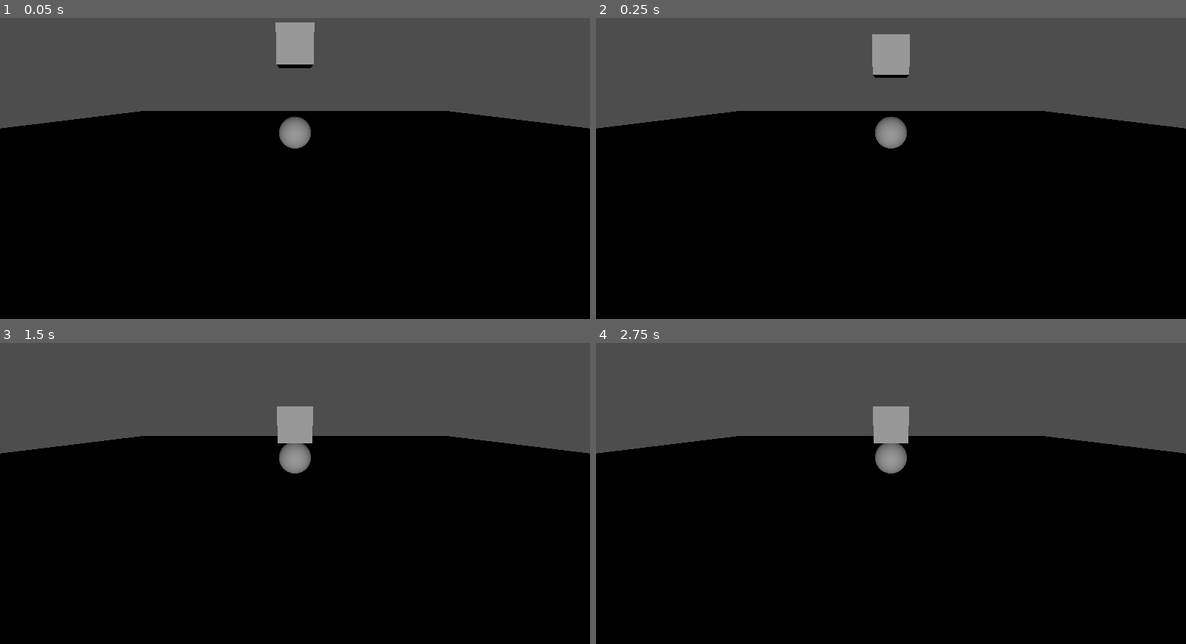
Above: before the commit, frames 1-4 (two rows, left to right).
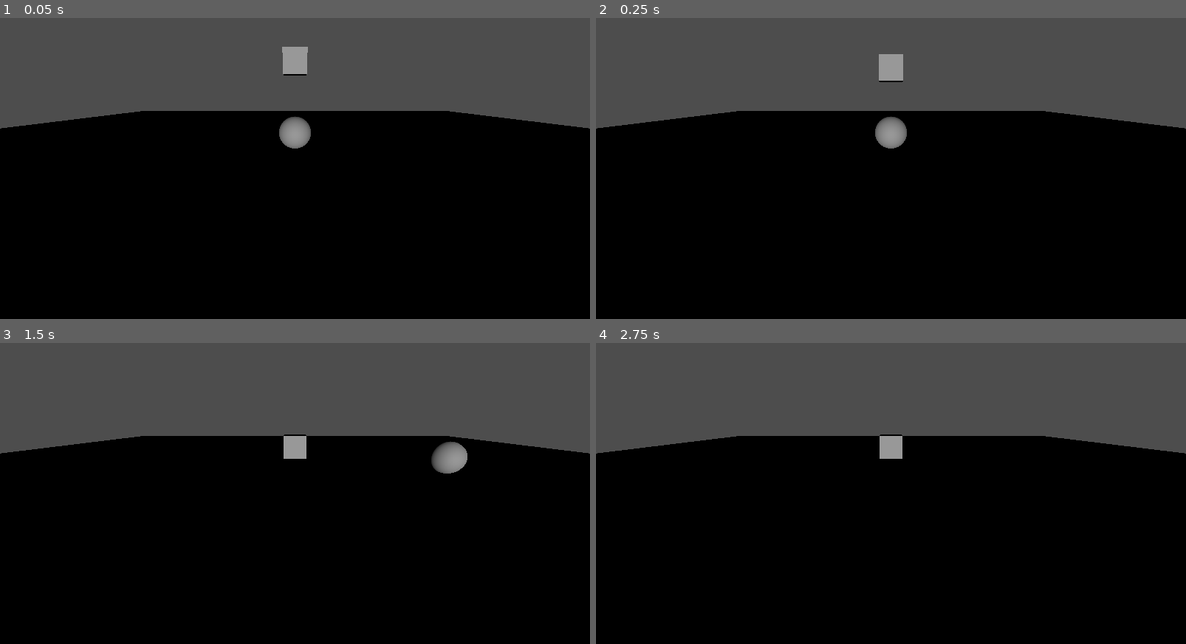
Above: after the commit, the same moments.

Repository: CKMurison/Move-and-Dodge
Game: Godot game, scene res://level.tscn
Two runs of this game, one before a commit and one after it. Both use one fixed random seed, a clock stepped at 60 frames per second and the inputs below. The project has no main scene, so this scene is started directly.
Inputs:
- Up to frame 1 (0.05 s): no input
- Up to frame 2 (0.25 s): no input
- Up to frame 3 (1.5 s): hold Right (ui_right) 0.53-1.28 s
- Up to frame 4 (2.75 s): hold Right (ui_right) from 2.03 s (still down)

The runs differ from the first frame. In frame 1, 0.8% of the frame differs, in the area x 46-54%, y 1-20%; in frame 2, 0.7%; in frame 3, 1.5%, in the area x 46-80%, y 21-44%; in frame 4, 1.0%.

Commit message:
Initial movement for player object set-up with right movement

Diff:
--- /dev/null
+++ b/Scripts/ball_head.gd
@@ -0,0 +1,11 @@
+extends CharacterBody3D
+
+var velicoty = Vector3(0,0,0)
+
+func _ready():
+	pass
+
+func _physics_process(delta):
+	if Input.is_action_pressed("ui_right"):
+		velocity.x = 5
+	move_and_slide()
--- a/level.tscn
+++ b/level.tscn
@@ -1,6 +1,7 @@
-[gd_scene load_steps=6 format=3 uid="uid://jo2i1kcwr46c"]
+[gd_scene load_steps=7 format=3 uid="uid://jo2i1kcwr46c"]
 
 [ext_resource type="PackedScene" uid="uid://ctgp08vic7p1x" path="res://Assets/ball_head.tscn" id="1_ea44e"]
+[ext_resource type="Script" path="res://Scripts/ball_head.gd" id="2_j0dc4"]
 
 [sub_resource type="BoxShape3D" id="BoxShape3D_v0c6m"]
 
@@ -15,7 +16,7 @@
 [node name="Level" type="Node3D"]
 
 [node name="Box" type="RigidBody3D" parent="."]
-transform = Transform3D(1, 0, 0, 0, 1, 0, 0, 0, 1, 0, 2.8784, -0.103067)
+transform = Transform3D(1, 0, 0, 0, 1, 0, 0, 0, 1, 0, 2.8784, -3.20333)
 
 [node name="CollisionShape3D" type="CollisionShape3D" parent="Box"]
 shape = SubResource("BoxShape3D_v0c6m")
@@ -37,6 +38,7 @@
 
 [node name="BallHead" parent="." instance=ExtResource("1_ea44e")]
 transform = Transform3D(1, 0, 0, 0, 1, 0, 0, 0, 1, 0, 0.428902, 0)
+script = ExtResource("2_j0dc4")
 
 [node name="DirectionalLight3D" type="DirectionalLight3D" parent="."]
 transform = Transform3D(1, 0, 0, 0, 1, 0, 0, 0, 1, -0.102371, 15.1347, 0.0137411)
